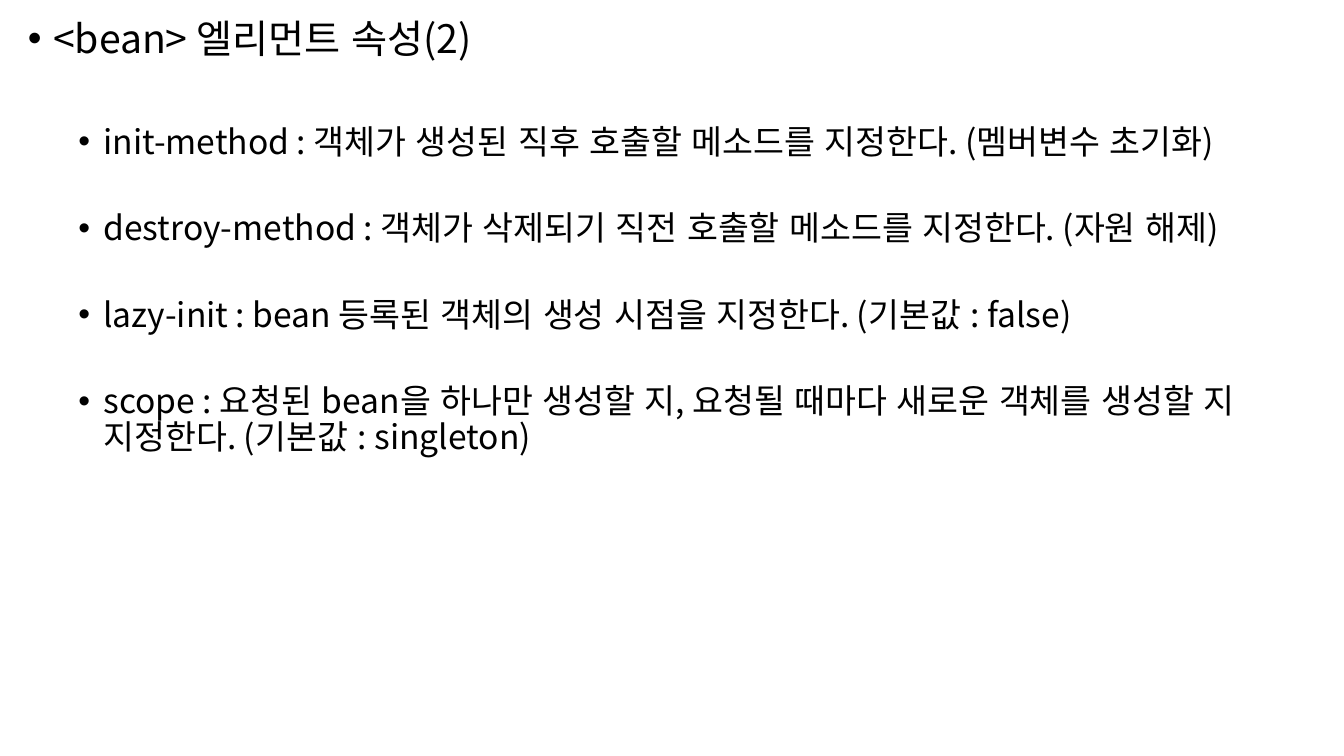
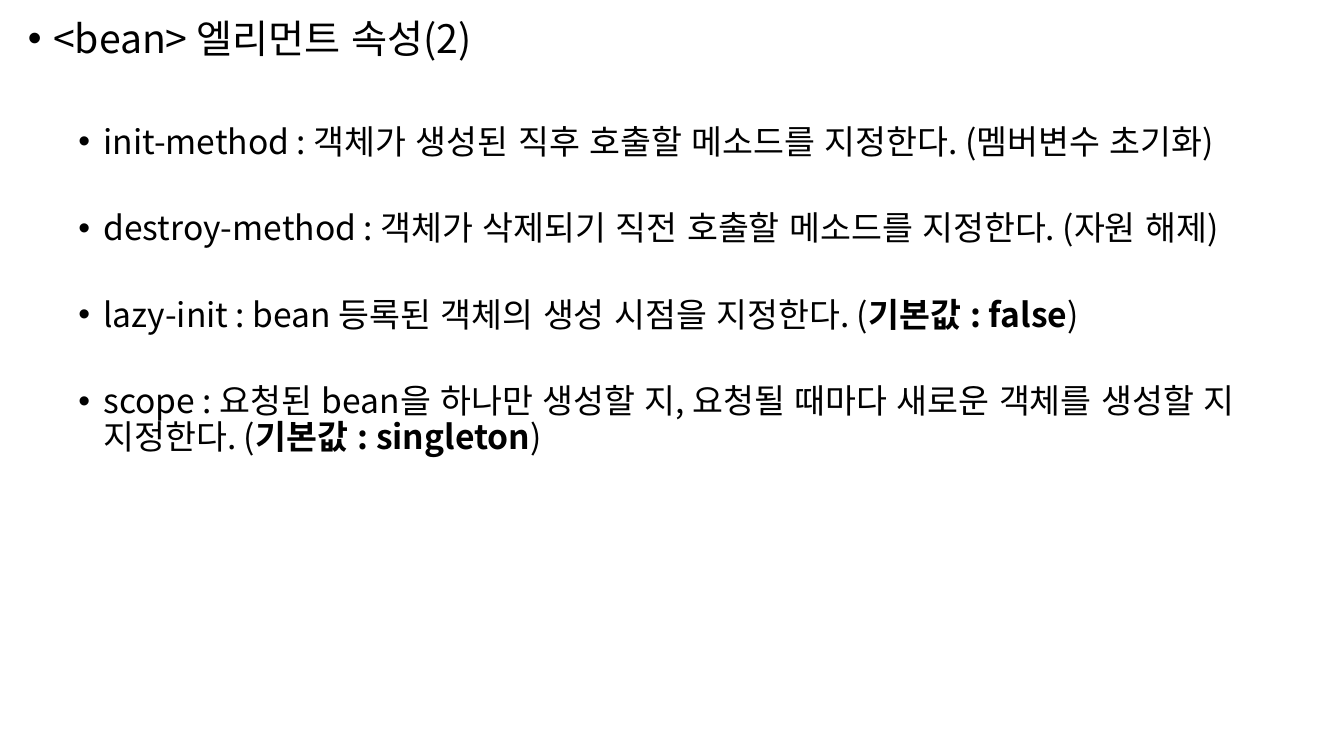
Before and after one commit to higun295/SpringBasic, a slide deck: slide 18 of notes/IoC.pptx. Drawn at 1344x756 pixels with LibreOffice and Linux fonts; fonts in the diff are those of the drawing. Boxes give left, top, right and bottom in pixels: in the first picture for what was removed or moved away, otherwise in the second. Text is boxed around its words. In the diff, an @@ line names an element or a change of style, - is before the commit and + after.

```diff
--- a/notes/IoC.pptx
+++ b/notes/IoC.pptx
@@ text at [103,299,1234,457]: bold on in "(기본값 : false)", "(기본값 : singleton)" @@
```
Also in this commit, not shown: 1 other slide changed, 8 other files.
